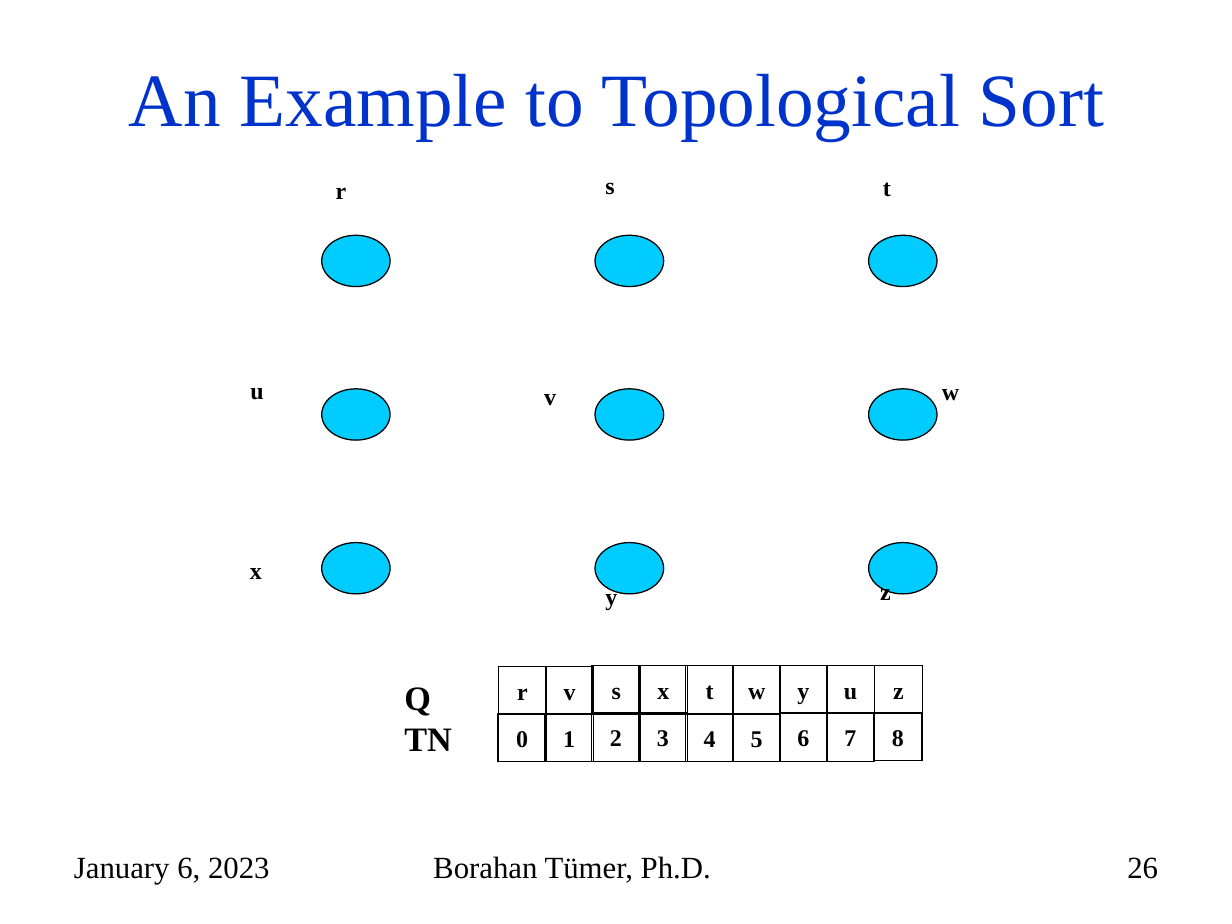
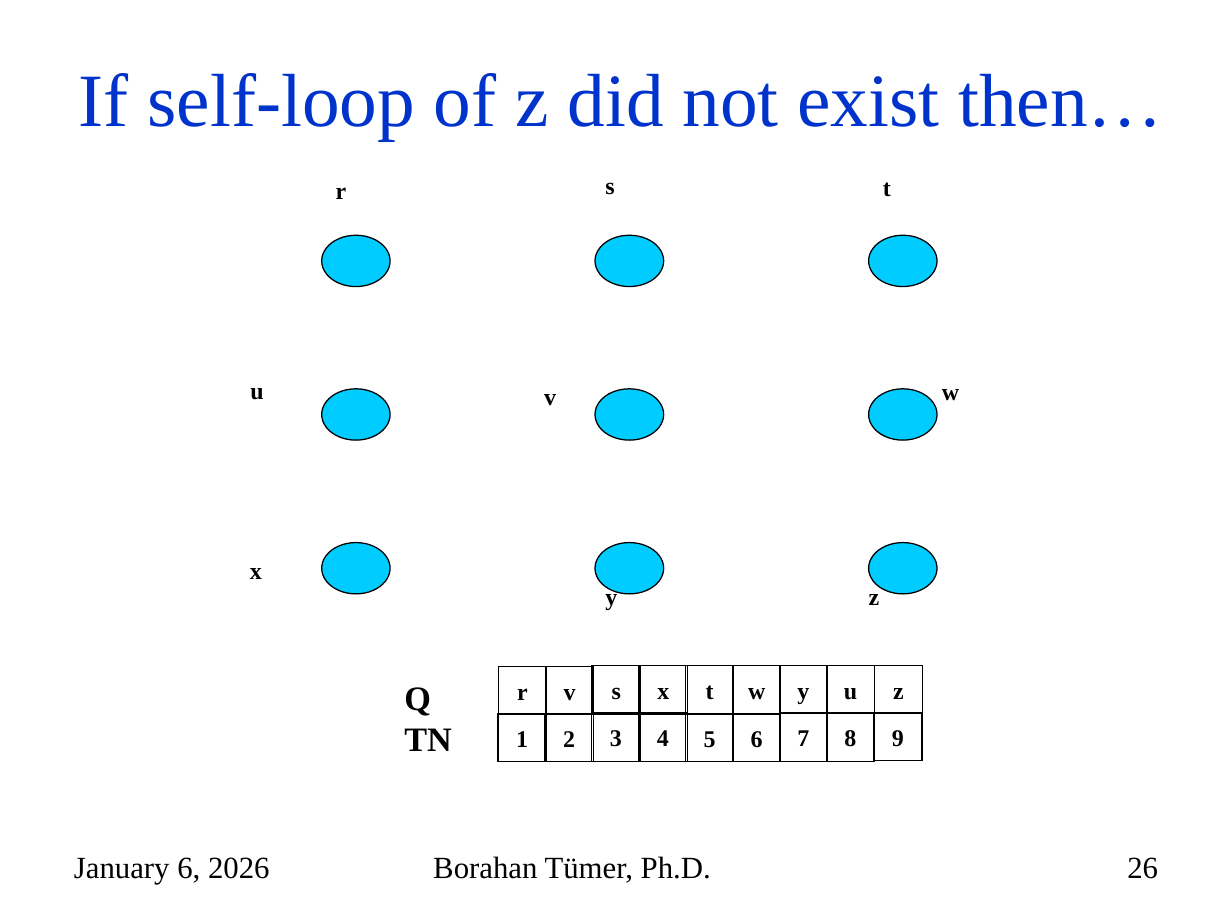
Before and after one commit to mehmetkayacse/cse225, a slide deck: slide 26 of files/Week10.pptx. Drawn at 1232x924 pixels with LibreOffice and Linux fonts; fonts in the diff are those of the drawing. Boxes give left, top, right and bottom in pixels: in the first picture for what was removed or moved away, otherwise in the second. Text is boxed around its words. In the diff, an @@ line names an element or a change of style, - is before the commit and + after.

```diff
--- a/files/Week10.pptx
+++ b/files/Week10.pptx
@@ title at <box>79,73,1163,140</box>: text changed @@
-An Example to Topological Sort
+If self-loop of z did not exist then…
@@ text "z": place and size @@
-text "z" at <box>880,586,891,606</box>
+text "z" at <box>869,586,880,605</box>
@@ rectangle removed at <box>498,713,546,761</box> @@
-0
@@ rectangle "5": place and size @@
-rectangle "5" at <box>733,713,781,761</box>
+rectangle "5" at <box>685,713,733,761</box>
@@ rectangle "7": place and size @@
-rectangle "7" at <box>827,713,875,761</box>
+rectangle "7" at <box>779,713,827,761</box>
@@ 6 rectangles: place and size @@
-6 rectangles at <box>545,712,922,761</box>
+6 rectangles at <box>498,713,875,761</box>
@@ rectangle added at <box>873,712,922,760</box>, outline #000000 0.75 pt, 14 pt, text #000000, bold @@
+9
@@ text at <box>74,857,270,884</box>: text changed @@
-January 6, 2023
+January 6, 2026
```
Also in this commit, not shown: 69 other slides changed, 4 other files.
